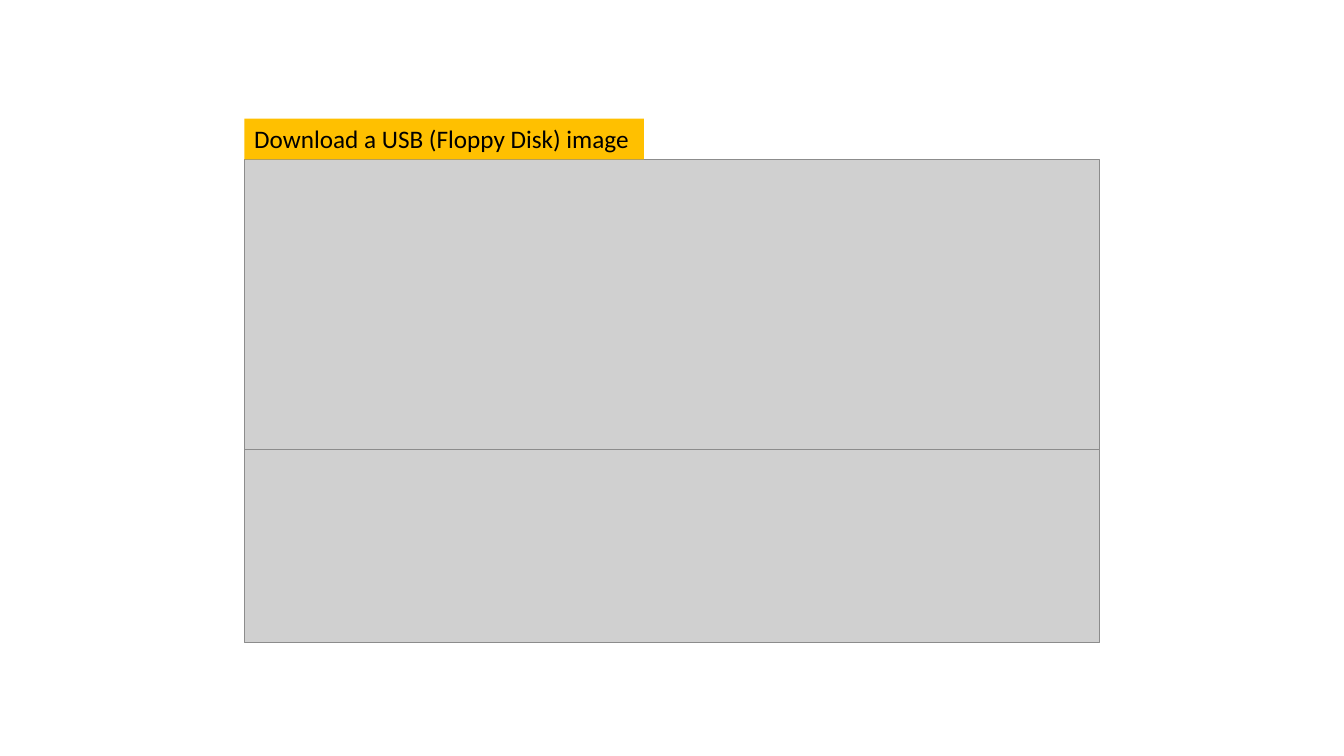
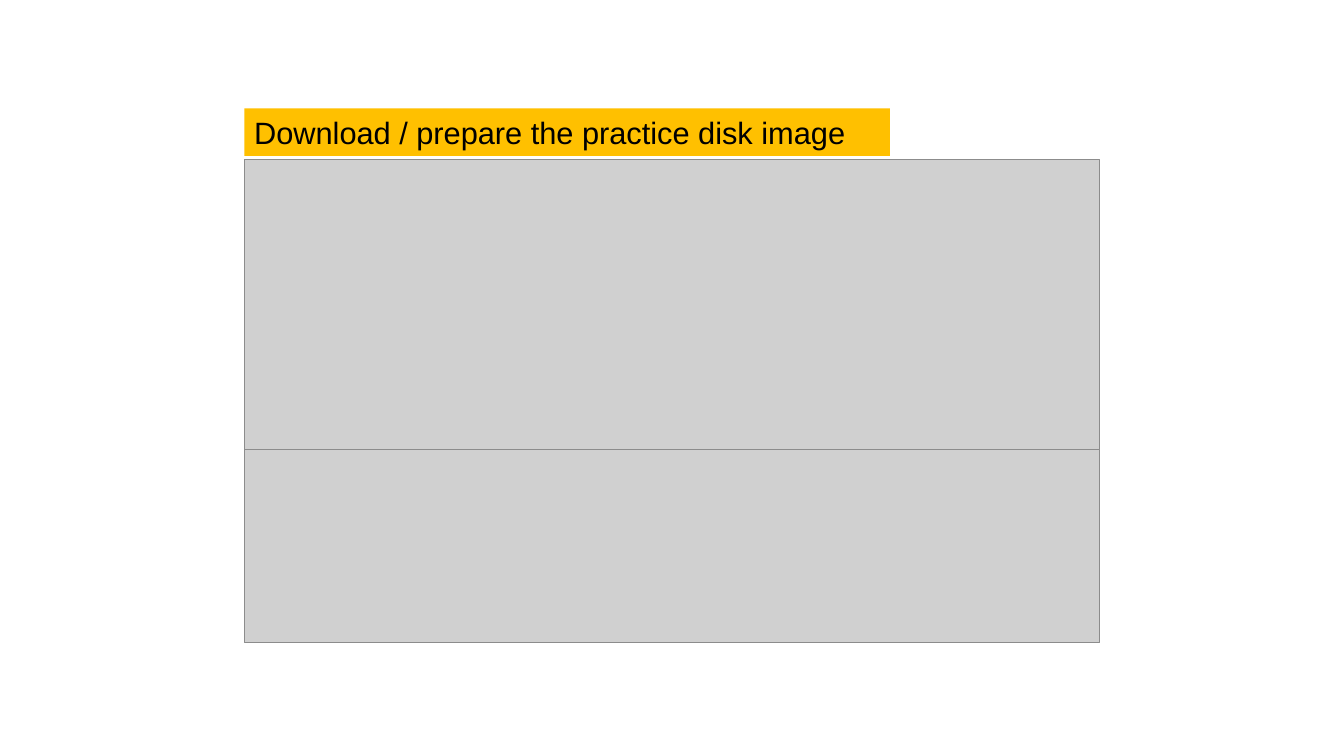
Before and after one commit to frankwxu/Digital-Forensics-Basic-Book, a slide deck: slide 16 of PPTs/Ch7_The_Sleuth_Kit_Tutorial.pptx (slide 14 before the commit). Drawn at 1344x756 pixels with LibreOffice and Linux fonts; fonts in the diff are those of the drawing; grey boxes stand for pictures; background and template pictures are left out. Boxes give left, top, right and bottom in pixels: in the first picture for what was removed or moved away, otherwise in the second. Text is boxed around its words. In the diff, an @@ line names an element or a change of style, - is before the commit and + after.

```diff
--- a/PPTs/Ch7_The_Sleuth_Kit_Tutorial.pptx
+++ b/PPTs/Ch7_The_Sleuth_Kit_Tutorial.pptx
@@ rectangle "Download / prepare the practice ...": place and size @@
-rectangle "Download / prepare the practice ..." at [244,119,643,159]
+rectangle "Download / prepare the practice ..." at [244,108,889,155]
@@ text in rectangle at [254,121,845,149]: text changed; size 18 to 22 pt; font Calibri to Arial @@
-Download a USB (Floppy Disk) image
+Download / prepare the practice disk image
```
Also in this commit, not shown: 37 other slides changed, 4 slides added, 1 slide removed.
